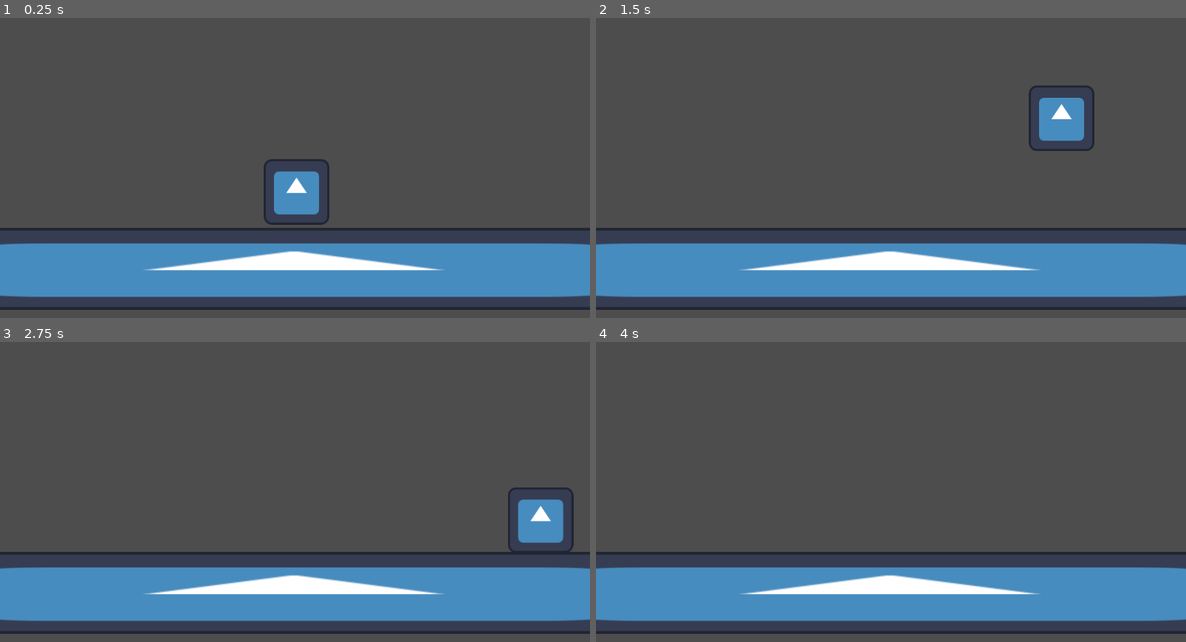
Above: before the commit, frames 1-4 (two rows, left to right).
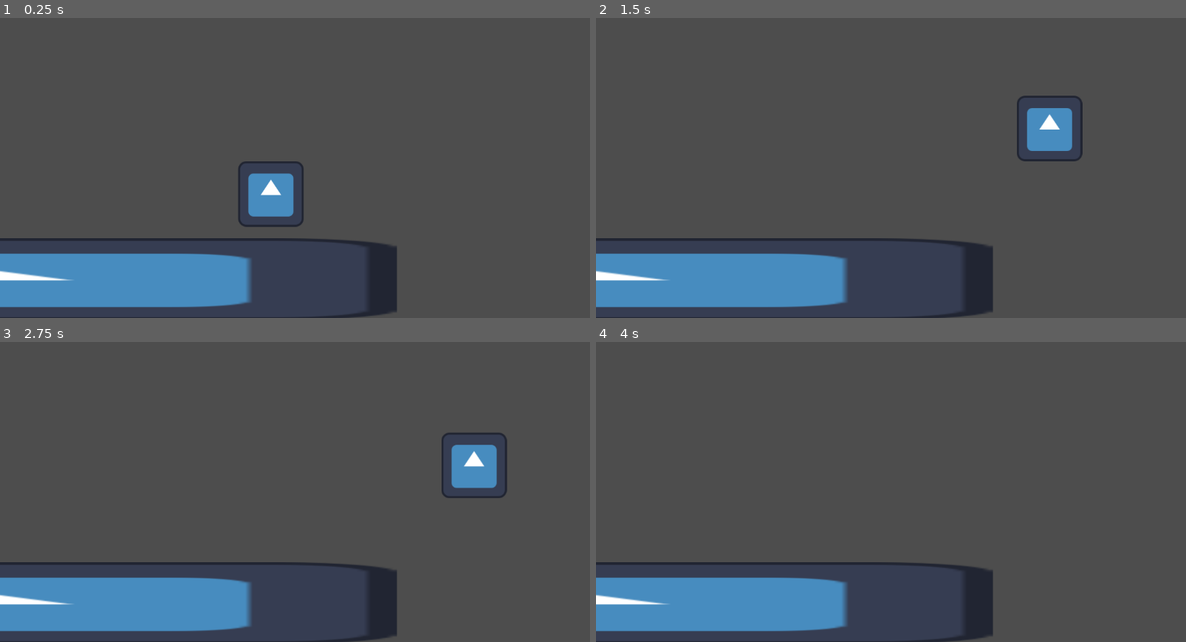
Above: after the commit, the same moments.

Repository: langandrews/ps-game-jam2024
Game: Godot game, scene res://scenes/levels/luke_test_level.tscn
Two runs of this game, one before a commit and one after it. Both use one fixed random seed, a clock stepped at 60 frames per second and the inputs below. The project has no main scene, so this scene is started directly. The engine's default icon, where the game draws it, is replaced by a stand-in: a white triangle on a blue panel in a dark square.
Inputs:
- Up to frame 1 (0.25 s): no input
- Up to frame 2 (1.5 s): hold Space (jump) 0.53-1.28 s; hold D (move_right) from 0.53 s (still down); tap Space (jump) at 1.35 s
- Up to frame 3 (2.75 s): tap Space (jump) at 1.52, 1.82 s; release D (move_right) at 2.03 s; hold A (move_left) from 2.03 s (still down); hold Space (jump) from 2.03 s (still down)
- Up to frame 4 (4 s): release A (move_left) at 2.78 s; release Space (jump) at 2.78 s; hold D (move_right) from 2.78 s (still down); tap Space (jump) at 2.85, 3.02, 3.32 s; hold Space (jump) from 3.53 s (still down)

The runs differ from the first frame. In frame 1, 19% of the frame differs, in the area x 0-100%, y 47-100%; in frame 2, 19%; in frame 3, 20%, in the area x 0-100%, y 30-100%; in frame 4, 17%.

Commit message:
adding coyote and buffered jumps

Diff:
--- a/scenes/levels/luke_test_level.tscn
+++ b/scenes/levels/luke_test_level.tscn
@@ -1,10 +1,13 @@
-[gd_scene load_steps=4 format=3 uid="uid://cx2fton4oi0if"]
+[gd_scene load_steps=5 format=3 uid="uid://cx2fton4oi0if"]
 
 [ext_resource type="Texture2D" uid="uid://b7mghee837bok" path="res://icon.svg" id="1_qiwgq"]
 [ext_resource type="PackedScene" uid="uid://da6lj0afg0ugr" path="res://scenes/objects/player.tscn" id="2_tbyuu"]
 
-[sub_resource type="WorldBoundaryShape2D" id="WorldBoundaryShape2D_ogivs"]
-distance = -1.0
+[sub_resource type="RectangleShape2D" id="RectangleShape2D_c0q0b"]
+size = Vector2(932, 155)
+
+[sub_resource type="WorldBoundaryShape2D" id="WorldBoundaryShape2D_a7kg0"]
+distance = -3.0
 
 [node name="TestLevel" type="Node2D"]
 
@@ -12,17 +15,23 @@
 format = 2
 
 [node name="RigidBody2D" type="RigidBody2D" parent="."]
+position = Vector2(-724, 20)
 lock_rotation = true
 freeze = true
-
-[node name="CollisionShape2D" type="CollisionShape2D" parent="RigidBody2D"]
-position = Vector2(574, 472)
-shape = SubResource("WorldBoundaryShape2D_ogivs")
 
 [node name="Sprite2D" type="Sprite2D" parent="RigidBody2D"]
 position = Vector2(574, 552)
 scale = Vector2(14.4596, 1.24304)
 texture = ExtResource("1_qiwgq")
 
+[node name="CollisionShape2D" type="CollisionShape2D" parent="RigidBody2D"]
+position = Vector2(1030, 550.5)
+shape = SubResource("RectangleShape2D_c0q0b")
+
+[node name="CollisionShape2D2" type="CollisionShape2D" parent="RigidBody2D"]
+position = Vector2(0, 629)
+shape = SubResource("WorldBoundaryShape2D_a7kg0")
+
 [node name="Player" parent="." instance=ExtResource("2_tbyuu")]
-position = Vector2(579, 413)
+position = Vector2(529, 417)
+acceleration = 50
--- a/scenes/objects/player_movement.gd
+++ b/scenes/objects/player_movement.gd
@@ -9,8 +9,12 @@
 
 @export var jump_velocity = 1000
 
+var last_ground_touch_frame = -100000
+var buffered_jump_frame = -100000
 
 func _physics_process(delta):
+	update_coyote()
+
 	velocity.y += gravity * extra_gravity_multiplier if velocity.y else 1.0
 
 	var input_horizontal := Input.get_axis("move_left", "move_right")
@@ -19,11 +23,38 @@
 	if abs(input_horizontal) < 0.01 and is_on_floor():
 		velocity.x *= friction_factor
 
-	if Input.is_action_just_pressed("jump") and is_on_floor():
-		velocity.y = -jump_velocity
-	elif Input.is_action_just_released("jump") and velocity.y < 0:
+
+	if Input.is_action_just_pressed("jump"):
+		if can_jump():
+			jump()
+		else:
+			buffer_jump()
+	elif is_buffered_jump() and can_jump():
+		jump()
+	elif not Input.is_action_pressed("jump") and velocity.y < 0:
 		velocity.y *= 0.1
 
 	velocity.x = clamp(velocity.x, -max_horizontal_speed, max_horizontal_speed)
 	velocity.y = clamp(velocity.y, -max_vertical_speed, max_vertical_speed)
 	move_and_slide()
+
+func jump():
+	velocity.y = -jump_velocity
+	last_ground_touch_frame = -100000
+	buffered_jump_frame = -1000000
+
+func can_jump() -> bool:
+	return is_coyote() || is_on_floor()
+
+func is_coyote() -> bool:
+	return Engine.get_physics_frames() - last_ground_touch_frame < 10
+
+func update_coyote():
+	if is_on_floor():
+		last_ground_touch_frame = Engine.get_physics_frames()
+
+func is_buffered_jump() -> bool:
+	return Engine.get_physics_frames() - buffered_jump_frame < 15
+
+func buffer_jump():
+	buffered_jump_frame = Engine.get_physics_frames()
